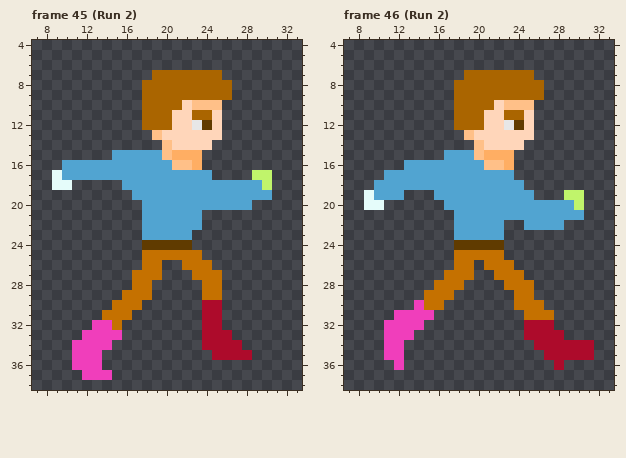
Pixel-art file -- Assets/Characters/Test/Test2Animation_40x40_run_smears_4.ase. The first picture shows the starting point.
40x40 pixels, 48 frames. Shown: frame 45 (Run 2): x 7..33, y 4..38; frame 46 (Run 2): x 7..33, y 4..38. The commit also changed other frames, which this record leaves out.
New version:
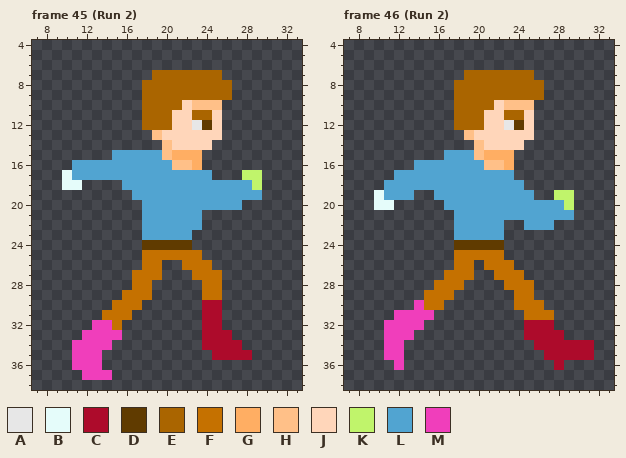
Palette (. is transparent): A #e7e7e7  B #e5fcfa  C #ad0b2b  D #603b00  E #aa6500  F #c57100  G #ffae63  H #ffc088  J #ffd6ba  K #c0f46b  L #51a4d1  M #f03ebb
Diff:
--- frame 45 (Run 2), layers "Right hand", "Shirt", "Left hand"
@@ x 7..33 @@
 15 ........LLLLLHGGG..........
-16 ...LLLLLLLLLLLHHG..........
-17 ..BLLLLLLLLLLLLLLL....KK...
-18 ..BB.....LLLLLLLLLLLLLLK...
-19 ..........LLLLLLLLLLLLLL...
-20 ...........LLLLLLLLLLL.....
+16 ....LLLLLLLLLLHHG..........
+17 ...BLLLLLLLLLLLLLL...KK....
+18 ...BB....LLLLLLLLLLLLLK....
+19 ..........LLLLLLLLLLLLL....
+20 ...........LLLLLLLLLL......
 21 ...........LLLLLL..........
--- frame 46 (Run 2), layers "Right hand", "Shirt", "Left hand"
@@ x 7..33 @@
 15 ..........LLLHGGG..........
-16 ......LLLLLLLLHHG..........
-17 ....LLLLLLLLLLLLL..........
-18 ...LLLLLLLLLLLLLLL.........
-19 ..BLLL...LLLLLLLLLL...KK...
-20 ..BB......LLLLLLLLLLLLLK...
-21 ...........LLLLLLLLLLLLL...
-22 ...........LLLLL..LLLL.....
+16 .......LLLLLLLHHG..........
+17 .....LLLLLLLLLLLL..........
+18 ....LLLLLLLLLLLLLL.........
+19 ...BLLL..LLLLLLLLLL..KK....
+20 ...BB.....LLLLLLLLLLLLK....
+21 ...........LLLLLLLLLLLL....
+22 ...........LLLLL..LLL......
 23 ...........LLLLL...........
Boxes around the changes in both pictures, in picture pixels (x1, y1, x2, y2):
changed: (52, 160, 82, 190)
changed: (242, 170, 272, 210)
changed: (364, 160, 414, 210)
changed: (554, 190, 584, 230)
